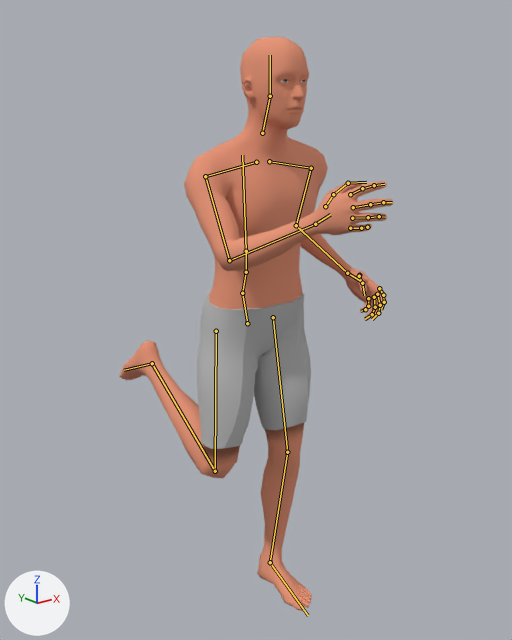
What one commit did to the glTF model ScoopsField/res/models/bodymodel_.glb.
The view is the same before and after, from a 50 mm lens placed at (-1.263, -1.63, 1.559), pointed at (0.015, -0.032, 0.919). The lights are fixed; the arrows at lower left show +X, +Y and +Z. The first picture is the older version. Both versions are drawn at frame 3 of the action 'run'; the numbers are the values there. The bones that change, and the others that lie on the model, are drawn over the model as lines.

The first picture shows 'Human', 'Human.001'.
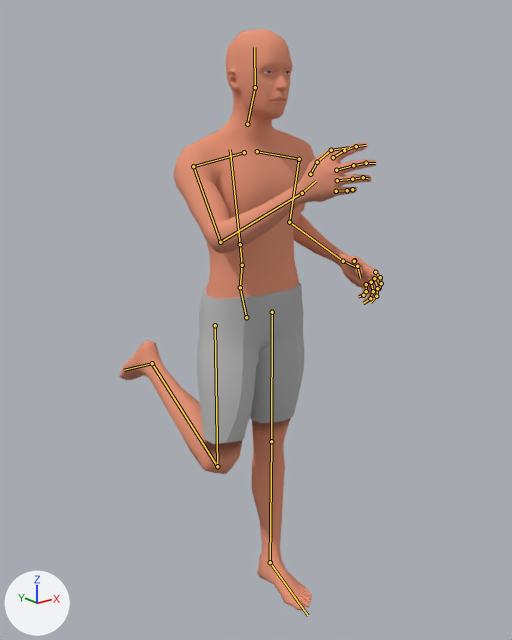
Pixel boxes (x1, y1, x2, y2) of what changed, in the pictures (512 x 640 px):
```json
{"object": "Human", "change": "posed", "before": [119, 37, 393, 611], "after": [119, 29, 383, 611]}
{"object": "Human.001", "change": "posed", "before": [160, 291, 311, 530], "after": [161, 283, 305, 525]}
{"bone": "pelvis", "before": "(247, 323) to (242, 293)", "after": "(246, 317) to (240, 287)"}
{"bone": "neck_01", "before": "(262, 133) to (270, 96)", "after": "(247, 124) to (255, 87)"}
{"bone": "thigh_l", "before": "(273, 317) to (287, 452)", "after": "(272, 312) to (271, 441)"}
{"bone": "calf_l", "before": "(287, 452) to (270, 562)", "after": "(271, 441) to (270, 562)"}
{"bone": "thigh_r", "before": "(216, 331) to (215, 471)", "after": "(215, 325) to (217, 466)"}
{"bone": "calf_r", "before": "(215, 471) to (152, 363)", "after": "(217, 466) to (152, 363)"}
```

Edits to the scene script, one JSON object a line:
```json
{"block": "bone_pelvis", "where": "bone_pelvis = bpy.data.objects['Human.rig'].pose.bones['pelvis']  # child of 'Root'"}
{"op": "set", "path": "bone_pelvis.location", "old": "(0.0, -0.032, -0.008)", "new": "(0.0, -0.014, -0.005)"}
{"op": "set", "path": "bone_pelvis.rotation_quaternion", "old": "(0.999, 0.054, 0.0, 0.0)", "new": "(1.0, 0.0, 0.0, 0.0)", "note": "degrees (6, 0, 0) -> degrees (0, 0, 0)"}
{"block": "bone_neck_01", "where": "bone_neck_01 = bpy.data.objects['Human.rig'].pose.bones['neck_01']  # child of 'spine_03'"}
{"op": "set", "path": "bone_neck_01.rotation_quaternion", "old": "(0.999, -0.054, 0.0, 0.0)", "new": "(1.0, 0.0, 0.0, 0.0)", "note": "degrees (-6, 0, 0) -> degrees (0, 0, 0)"}
{"block": "bone_thigh_l", "where": "bone_thigh_l = bpy.data.objects['Human.rig'].pose.bones['thigh_l']  # child of 'pelvis'"}
{"op": "set", "path": "bone_thigh_l.rotation_quaternion", "old": "(-0.986, 0.095, -0.006, -0.139)", "new": "(-0.997, -0.039, -0.013, -0.07)", "note": "degrees (-11, 2, 16) -> degrees (5, 1, 8)"}
{"block": "bone_calf_l", "where": "bone_calf_l = bpy.data.objects['Human.rig'].pose.bones['calf_l']  # child of 'thigh_l'"}
{"op": "set", "path": "bone_calf_l.rotation_quaternion", "old": "(0.99, 0.142, 0.001, 0.002)", "new": "(0.999, -0.051, 0.001, 0.0)", "note": "degrees (16, 0, 0) -> degrees (-6, 0, 0)"}
{"block": "bone_foot_l", "where": "bone_foot_l = bpy.data.objects['Human.rig'].pose.bones['foot_l']  # child of 'calf_l'"}
{"op": "set", "path": "bone_foot_l.rotation_quaternion", "old": "(0.995, -0.054, 0.06, -0.054)", "new": "(0.996, 0.043, 0.063, -0.055)", "note": "degrees (-7, 7, -7) -> degrees (4, 8, -6)"}
{"block": "bone_thigh_r", "where": "bone_thigh_r = bpy.data.objects['Human.rig'].pose.bones['thigh_r']  # child of 'pelvis'"}
{"op": "set", "path": "bone_thigh_r.rotation_quaternion", "old": "(0.997, -0.07, -0.013, -0.026)", "new": "(0.999, -0.035, -0.014, -0.012)", "note": "degrees (-8, -2, -3) -> degrees (-4, -2, -1)"}
{"block": "bone_calf_r", "where": "bone_calf_r = bpy.data.objects['Human.rig'].pose.bones['calf_r']  # child of 'thigh_r'"}
{"op": "set", "path": "bone_calf_r.rotation_quaternion", "old": "(0.475, 0.88, -0.003, -0.003)", "new": "(0.482, 0.876, -0.003, 0.004)", "note": "degrees (123, 0, 0) -> degrees (122, -1, 0)"}
```
